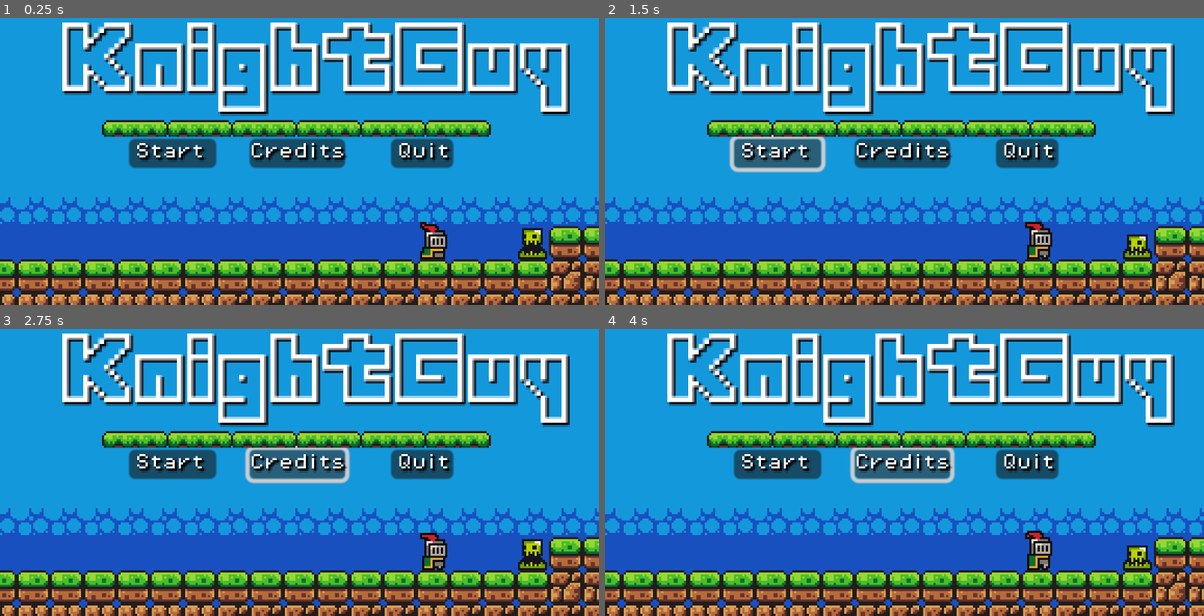
Above: before the commit, frames 1-4 (two rows, left to right).
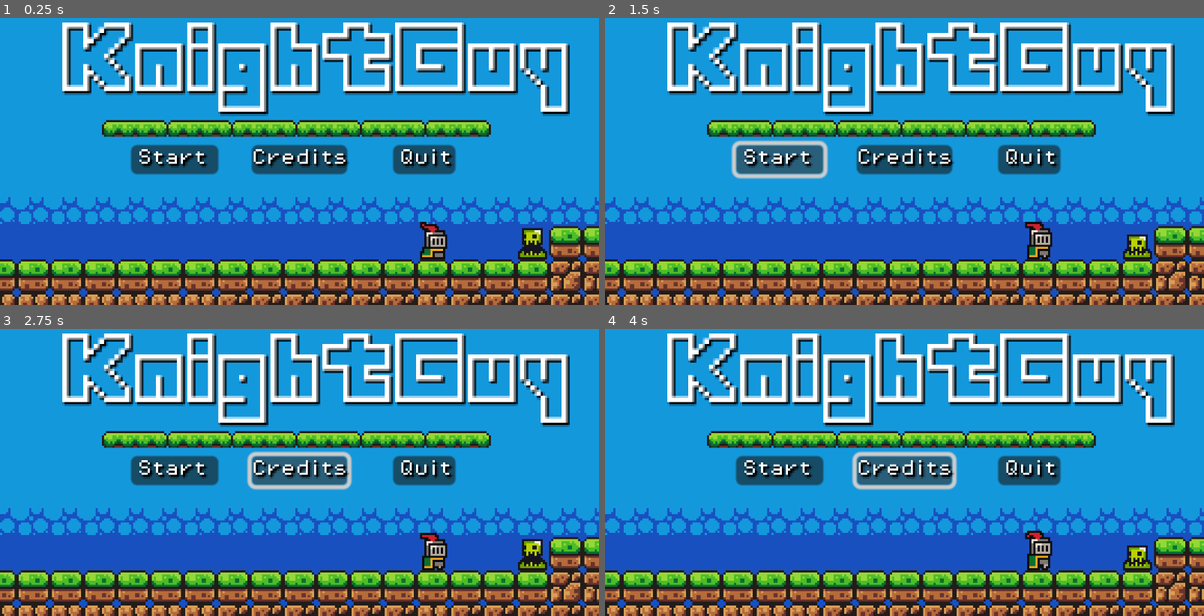
Above: after the commit, the same moments.

Repository: CrimsonCloak/KnightGuy
Game: Godot game, scene res://Scenes/menu.tscn
Two runs of this game, one before a commit and one after it. Both use one fixed random seed, a clock stepped at 60 frames per second and the inputs below. This scene is started directly instead of the project's main scene.
Inputs:
- Up to frame 1 (0.25 s): no input
- Up to frame 2 (1.5 s): click "Start" at 0.5 s; click "Start" at 1.25 s
- Up to frame 3 (2.75 s): click "Credits" at 2 s
- Up to frame 4 (4 s): hold D (Move_right) from 2.78 s (still down); tap Up (Jump) at 3.02, 3.77 s

The runs differ from the first frame. In frame 1, 4.2% of the frame differs, in the area x 21-77%, y 41-55%; in frame 2, 4.7%; in frame 3, 4.8%, in the area x 21-77%, y 40-57%; in frame 4, 4.8%.

Commit message:
Add buttons with debug output

Diff:
--- a/Scenes/menu.tscn
+++ b/Scenes/menu.tscn
@@ -1,11 +1,14 @@
-[gd_scene load_steps=12 format=3 uid="uid://cxkl5cjhqinut"]
+[gd_scene load_steps=15 format=3 uid="uid://cxkl5cjhqinut"]
 
 [ext_resource type="PackedScene" uid="uid://dp8fpqhulqn3p" path="res://Scenes/player.tscn" id="3_i42vk"]
 [ext_resource type="FontFile" uid="uid://cj2g4iy4oryg5" path="res://Assets/fonts/Thirteen-Pixel-Fonts.ttf" id="4_l04i5"]
 [ext_resource type="AudioStream" uid="uid://cdp8xgrwwd74f" path="res://Assets/sounds/jump.wav" id="4_n3wkv"]
 [ext_resource type="Texture2D" uid="uid://vtm84oo228jr" path="res://Assets/sprites/world_tileset.png" id="5_qefb3"]
+[ext_resource type="Script" path="res://Scripts/Start_button.gd" id="6_i22sy"]
+[ext_resource type="Script" path="res://Scripts/Credits_button.gd" id="7_trwa2"]
 [ext_resource type="PackedScene" uid="uid://dagh2j6gxuoii" path="res://Scenes/coin.tscn" id="7_x5ttc"]
 [ext_resource type="PackedScene" uid="uid://4hcvu0o6ui4m" path="res://Scenes/platform_grass.tscn" id="8_0h2rm"]
+[ext_resource type="Script" path="res://Scripts/Quit_button.gd" id="8_83cd5"]
 [ext_resource type="FontFile" uid="uid://dvlq32cksnsjk" path="res://Assets/fonts/PixelOperator8.ttf" id="9_dfjy3"]
 [ext_resource type="PackedScene" uid="uid://bf245qpaop3sv" path="res://Scenes/slime_enemy.tscn" id="10_rsgjd"]
 
@@ -446,12 +449,14 @@
 text = "KnightGuy"
 
 [node name="Start_button" type="Button" parent="Text"]
-offset_left = 26.0
-offset_top = -50.0
-offset_right = 68.0
-offset_bottom = -36.0
+offset_left = 27.0
+offset_top = -47.0
+offset_right = 69.0
+offset_bottom = -33.0
 theme_override_fonts/font = ExtResource("9_dfjy3")
 theme_override_font_sizes/font_size = 8
+action_mode = 0
+script = ExtResource("6_i22sy")
 
 [node name="Start" type="Label" parent="Text/Start_button"]
 offset_left = -1.0
@@ -466,12 +471,13 @@
 horizontal_alignment = 1
 
 [node name="Credits_button" type="Button" parent="Text"]
-offset_left = 84.0
-offset_top = -50.0
-offset_right = 130.0
-offset_bottom = -36.0
+offset_left = 85.0
+offset_top = -47.0
+offset_right = 131.0
+offset_bottom = -33.0
 theme_override_fonts/font = ExtResource("9_dfjy3")
 theme_override_font_sizes/font_size = 8
+script = ExtResource("7_trwa2")
 
 [node name="Credits" type="Label" parent="Text/Credits_button"]
 offset_top = 2.0
@@ -486,12 +492,13 @@
 horizontal_alignment = 1
 
 [node name="Quit_button" type="Button" parent="Text"]
-offset_left = 152.0
-offset_top = -50.0
-offset_right = 182.0
-offset_bottom = -36.0
+offset_left = 153.0
+offset_top = -47.0
+offset_right = 183.0
+offset_bottom = -33.0
 theme_override_fonts/font = ExtResource("9_dfjy3")
 theme_override_font_sizes/font_size = 8
+script = ExtResource("8_83cd5")
 
 [node name="Quit" type="Label" parent="Text/Quit_button"]
 offset_left = -5.0
@@ -516,9 +523,11 @@
 
 [node name="Coin" parent="Coins_menu" instance=ExtResource("7_x5ttc")]
 position = Vector2(266, -90)
+script = null
 
 [node name="Coin2" parent="Coins_menu" instance=ExtResource("7_x5ttc")]
 position = Vector2(-89, -32)
+script = null
 
 [node name="Platform_menu" type="Node" parent="."]
 
--- /dev/null
+++ b/Scripts/Credits_button.gd
@@ -0,0 +1,4 @@
+extends Button
+
+func _pressed():
+	print("Showing credits")
--- /dev/null
+++ b/Scripts/Quit_button.gd
@@ -0,0 +1,4 @@
+extends Button
+
+func _pressed():
+	print("Exiting game")
--- /dev/null
+++ b/Scripts/Start_button.gd
@@ -0,0 +1,4 @@
+extends Button
+
+func _pressed():
+	print("Starting game")
--- a/Scripts/coin.gd
+++ b/Scripts/coin.gd
@@ -4,6 +4,6 @@
 @onready var animation_player = $AnimationPlayer
 
 # We will use so-called 'signals' (~ triggers) that are built-in for Godot. You can see these in the Godot-editor under the node's signals tab, next to the inspector.
-func _on_body_entered(body):
+func _on_body_entered(_body):
 	game_manager.add_coin()
 	animation_player.play("Collect")
